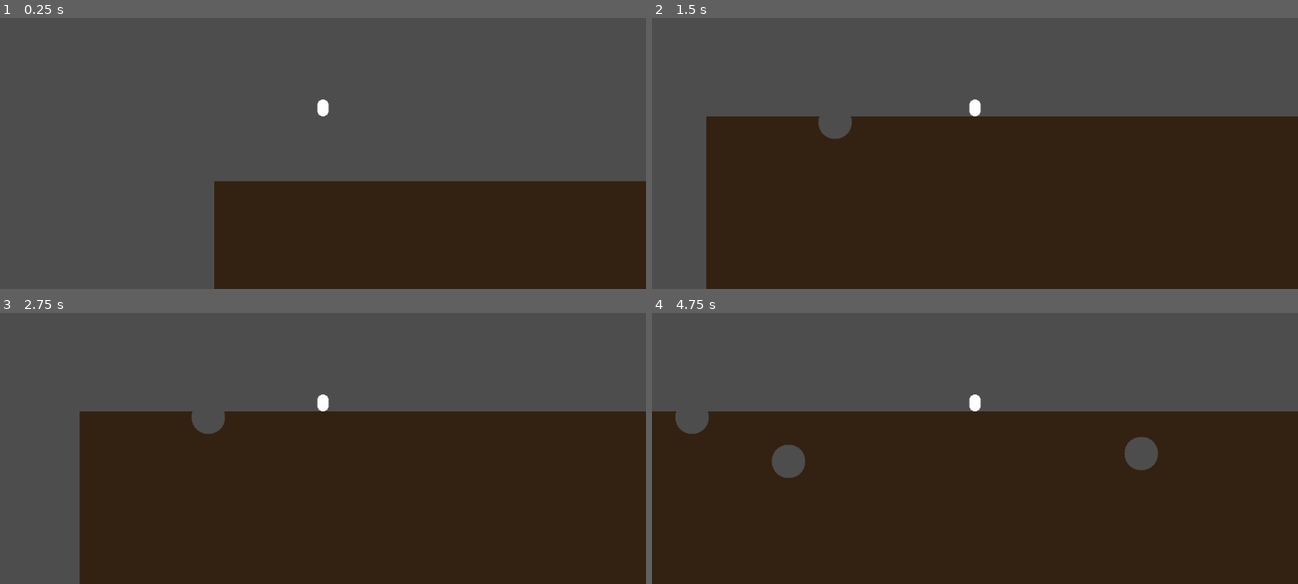
Above: before the commit, frames 1-4 (two rows, left to right).
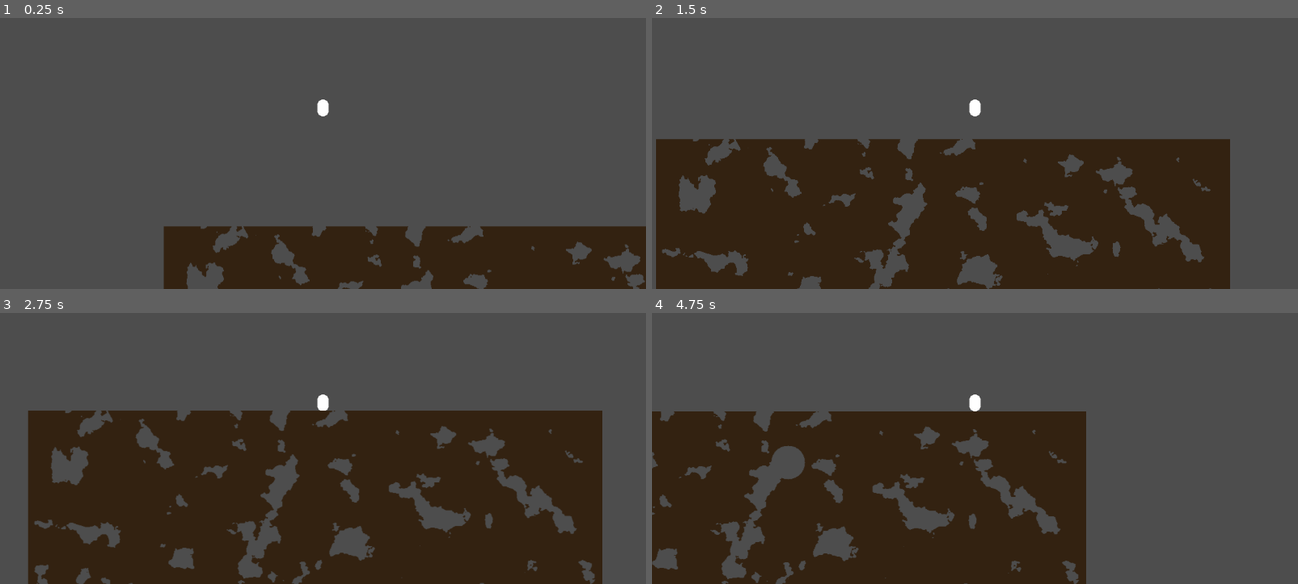
Above: after the commit, the same moments.

Repository: rcfox/DigGame
Game: Godot game, scene res://world.tscn
Two runs of this game, one before a commit and one after it. Both use one fixed random seed, a clock stepped at 60 frames per second and the inputs below.
Inputs (mouse positions are in pixels of both pictures, inside the frame that each line leads up to):
- Up to frame 1 (0.25 s): no input
- Up to frame 2 (1.5 s): move the mouse to (1117, 91) at 0.52 s; hold D (right) from 0.53 s (still down); tap W (up) at 0.6, 0.77, 1.07, 1.35 s; click (1117, 91) at 0.67 s; move the mouse to (845, 126) at 1.27 s; click (845, 126) at 1.42 s
- Up to frame 3 (2.75 s): tap W (up) at 1.52, 1.82, 2.1 s; move the mouse to (387, 323) at 2.02 s; release D (right) at 2.03 s; hold A (left) from 2.03 s (still down); click (387, 323) at 2.17 s
- Up to frame 4 (4.75 s): move the mouse to (942, 475) at 2.77 s; release A (left) at 2.78 s; hold D (right) 2.78-4.28 s; tap W (up) at 2.85, 3.02, 3.32, 3.6, 3.77, 4.07, 4.35, 4.52 s; click (942, 475) at 2.92 s; move the mouse to (1168, 456) at 3.52 s; click (1168, 456) at 3.67 s; move the mouse to (781, 348) at 4.27 s; hold A (left) from 4.28 s (still down); click (781, 348) at 4.42 s

The runs differ from the first frame. In frame 1, 15% of the frame differs, in the area x 25-100%, y 60-100%; in frame 2, 23%; in frame 3, 16%; in frame 4, 27%, in the area x 0-100%, y 36-100%.

Commit message:
Generate chunk terrain from noise rather than copying pieces of a master image.

Diff:
--- a/destructible_terrain.gd
+++ b/destructible_terrain.gd
@@ -1,4 +1,4 @@
-@tool
+#@tool
 extends Node2D
 
 @export var width: int = 1024:
@@ -26,7 +26,7 @@
 		terrain_color = value
 		init_terrain()
 
-var terrain_details: Image
+var noise = FastNoiseLite.new()
 
 var dirty_chunks: Array[int]
 var chunks: Array[TerrainChunk] = []
@@ -35,13 +35,6 @@
 	if not is_inside_tree():
 		return
 
-	var color = Color(terrain_color)
-	terrain_details = Image.create_empty(width, height, false, Image.FORMAT_RGBA8)
-	terrain_details.fill(color)
-
-	color.a = 0
-	terrain_details.fill_rect(Rect2i(0, 0, width, sky_height), color)
-
 	init_chunks()
 	update_terrain()
 
@@ -49,7 +42,7 @@
 	for child in $Chunks.get_children():
 		child.queue_free()
 
-	chunks = TerrainChunk.generate_chunks(width, height, chunk_size)
+	chunks = TerrainChunk.generate_chunks(width, height, chunk_size, noise, terrain_color)
 	for chunk_idx in range(chunks.size()):
 		var chunk = chunks[chunk_idx]
 		$Chunks.add_child(chunk)
@@ -58,7 +51,7 @@
 func update_terrain() -> void:
 	for chunk_idx in dirty_chunks:
 		var chunk = chunks[chunk_idx]
-		chunk.update(terrain_details)
+		chunk.update()
 
 	dirty_chunks.clear()
 
@@ -81,9 +74,13 @@
 			var y = center.y + dy
 			if x >= 0 and x < width and y >= 0 and y < height:
 				var chunk_index = TerrainChunk.get_chunk_index(width, height, chunk_size, x, y)
+				var chunk = chunks[chunk_index]
+				var terrain = chunk.terrain
+				var cx = x - chunk.rect.position.x
+				var cy = y - chunk.rect.position.y
 				# This array should usually be tiny, so the "not in" check should be cheap.
 				if chunk_index not in dirty_chunks:
 					dirty_chunks.append(chunk_index)
-				var color = terrain_details.get_pixel(x, y)
+				var color = terrain.get_pixel(cx, cy)
 				color.a = 0
-				terrain_details.set_pixel(x, y, color)
+				terrain.set_pixel(cx, cy, color)
--- a/terrain_chunk.gd
+++ b/terrain_chunk.gd
@@ -4,13 +4,25 @@
 var rect: Rect2i
 var sprite: Sprite2D
 var collision_body: StaticBody2D
+var terrain: Image
+var noise: FastNoiseLite
 
-static func generate_chunks(width: int, height: int, chunk_size: int) -> Array[TerrainChunk]:
+var terrain_threshold = -0.3
+var terrain_color: Color
+
+static func generate_chunks(
+	width: int,
+	height: int,
+	chunk_size: int,
+	noise_src: FastNoiseLite,
+	terrain_color: Color
+	) -> Array[TerrainChunk]:
 	var num_chunks = TerrainChunk.get_num_chunks(width, height, chunk_size)
 	var chunks: Array[TerrainChunk] = []
 	for chunk_idx in range(num_chunks):
 		var chunk_rect = TerrainChunk.get_chunk_rect(width, height, chunk_size, chunk_idx)
-		var chunk = TerrainChunk.new(chunk_rect)
+		var chunk = TerrainChunk.new(chunk_rect, noise_src, terrain_color)
+		chunk.generate_from_noise()
 		chunks.append(chunk)
 	return chunks
 
@@ -46,8 +58,11 @@
 	return Rect2i(x, y, w, h)
 
 
-func _init(chunk_rect: Rect2i) -> void:
+func _init(chunk_rect: Rect2i, noise_src: FastNoiseLite, terrain_color: Color) -> void:
 	self.rect = chunk_rect
+	self.noise = noise_src
+	self.terrain_color = terrain_color
+	self.terrain = Image.create_empty(self.rect.size[0], self.rect.size[1], false, Image.FORMAT_RGBA8)
 	self.position = self.rect.position
 	self.collision_body = StaticBody2D.new()
 	self.collision_body.visible = false
@@ -56,18 +71,29 @@
 	add_child(self.sprite)
 	add_child(self.collision_body)
 
-func update(full_terrain: Image) -> void:
-	var chunk_image = full_terrain.get_region(self.rect)
+func generate_from_noise() -> void:
+	var transparent = Color(terrain_color)
+	transparent.a = 0
+	for y in rect.size.y:
+		for x in rect.size.x:
+			var world_pos = rect.position + Vector2i(x, y)
+			var noise_val = noise.get_noise_2d(world_pos.x, world_pos.y)
+			if noise_val > terrain_threshold:
+				terrain.set_pixel(x, y, terrain_color)
+			else:
+				terrain.set_pixel(x, y, transparent)
+
+func update() -> void:
 	if not sprite.texture:
-		sprite.texture = ImageTexture.create_from_image(chunk_image)
+		sprite.texture = ImageTexture.create_from_image(terrain)
 	else:
-		sprite.texture.update(chunk_image)
+		sprite.texture.update(terrain)
 
 	for child in collision_body.get_children():
 		child.queue_free()
 
 	var collidable = BitMap.new()
-	collidable.create_from_image_alpha(chunk_image)
+	collidable.create_from_image_alpha(terrain)
 
 	var polygons = collidable.opaque_to_polygons(Rect2i(Vector2i(0, 0), rect.size), 2)
 	for polygon in polygons:
--- a/world.tscn
+++ b/world.tscn
@@ -6,10 +6,8 @@
 [node name="World" type="Node2D" unique_id=869695374]
 
 [node name="DestructibleTerrain" parent="." unique_id=1032730928 instance=ExtResource("1_f3sb7")]
-width = 10240
-height = 7680
 
 [node name="Player" parent="." unique_id=44482857 instance=ExtResource("2_fj7yv")]
-position = Vector2(194, 36)
+position = Vector2(284, -245)
 
 [node name="Camera2D" type="Camera2D" parent="Player" unique_id=65891921]
